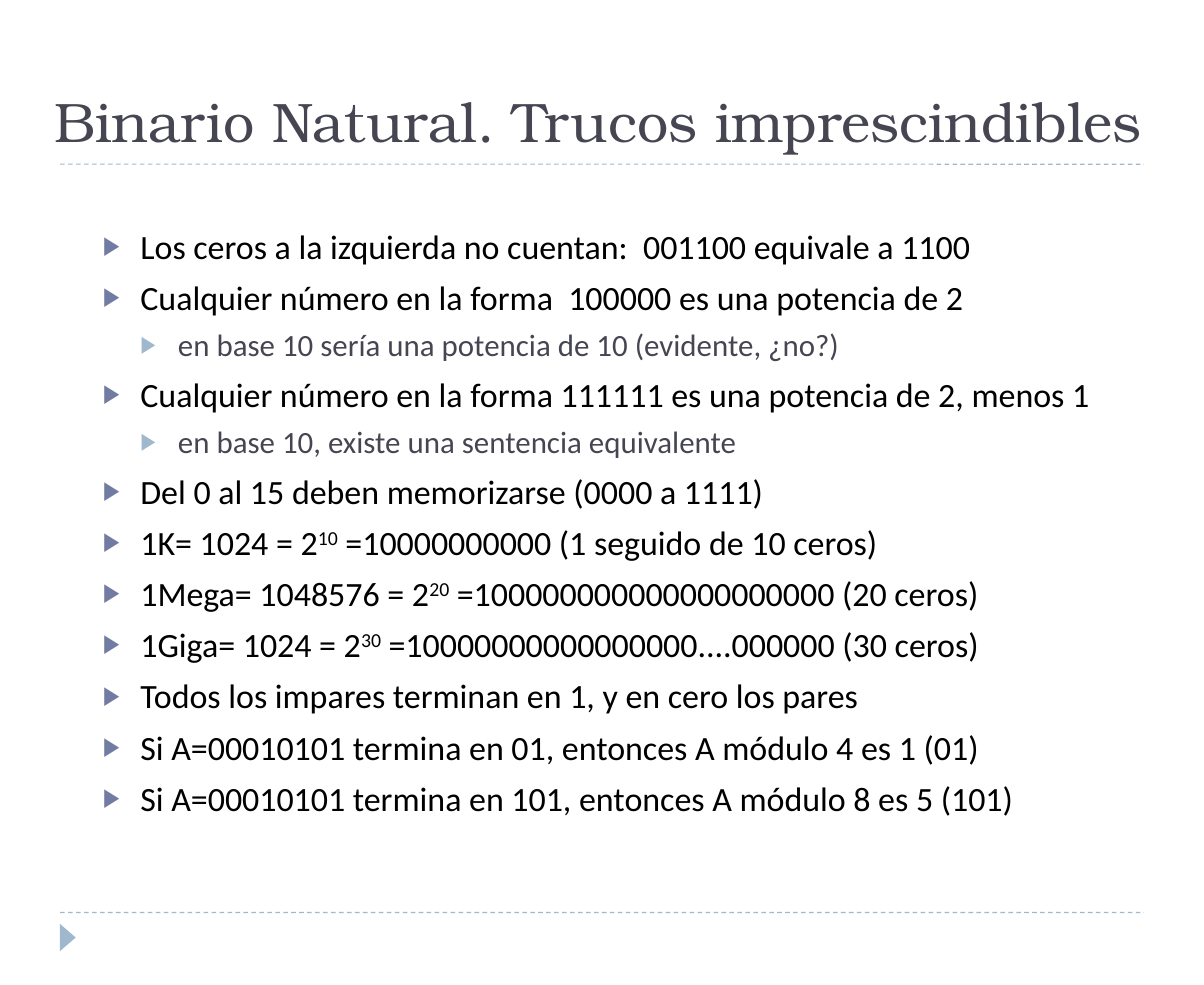
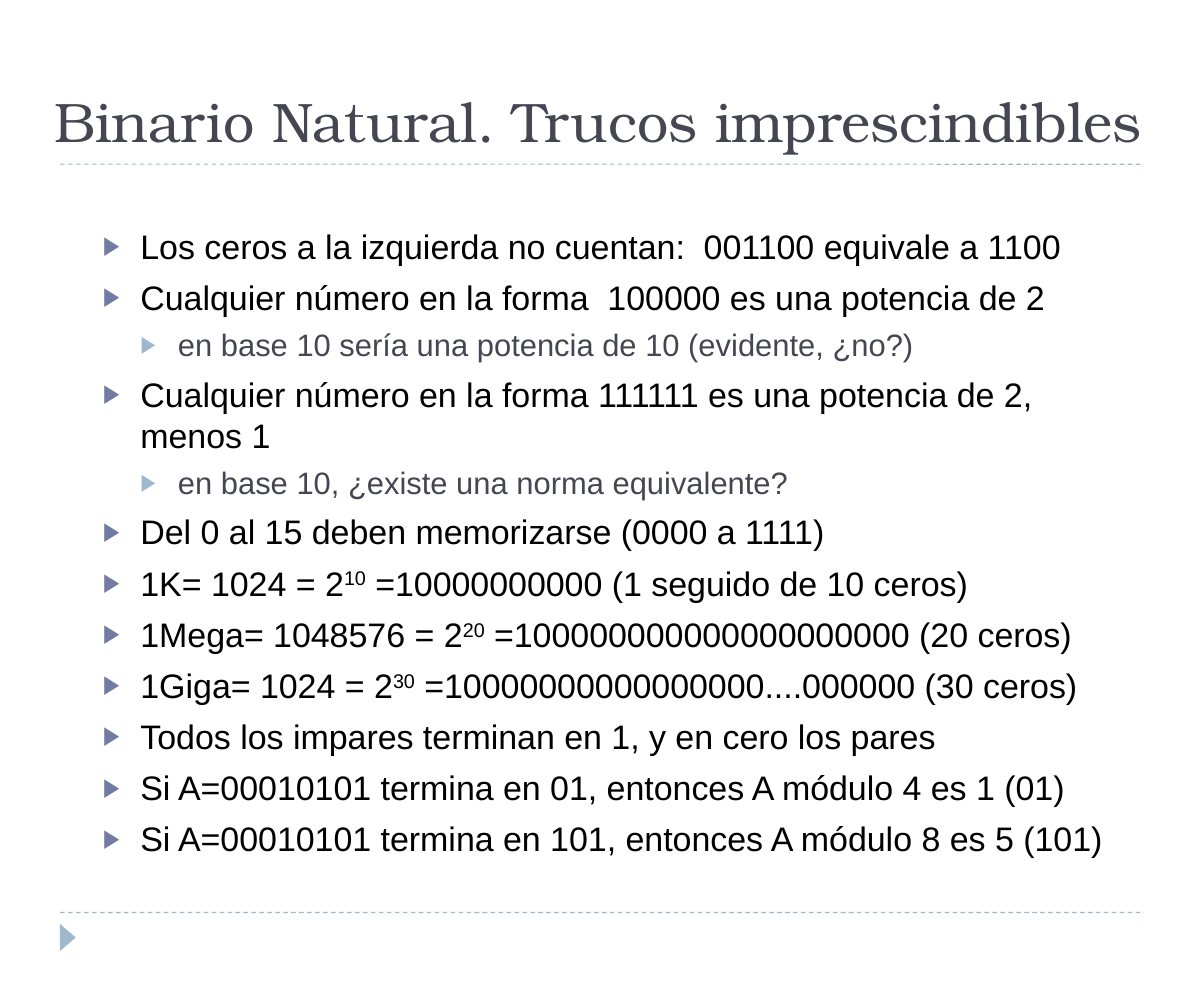
Before and after one commit to luisfromero/fucomp, a slide deck: slide 17 of temas/tema2.pptx. Drawn at 1204x985 pixels with LibreOffice and Linux fonts; fonts in the diff are those of the drawing. Boxes give left, top, right and bottom in pixels: in the first picture for what was removed or moved away, otherwise in the second. Text is boxed around its words. In the diff, an @@ line names an element or a change of style, - is before the commit and + after.

```diff
--- a/temas/tema2.pptx
+++ b/temas/tema2.pptx
@@ text at [140, 234, 1102, 858]: font Calibri to Arial @@
@@ text at [178, 471, 788, 499]: text changed; font Calibri to Arial @@
-  ▶ en base 10, existe una sentencia equivalente
+  ▶ en base 10, ¿existe una norma equivalente?
```
Also in this commit, not shown: 10 other slides changed, 14 other files.
